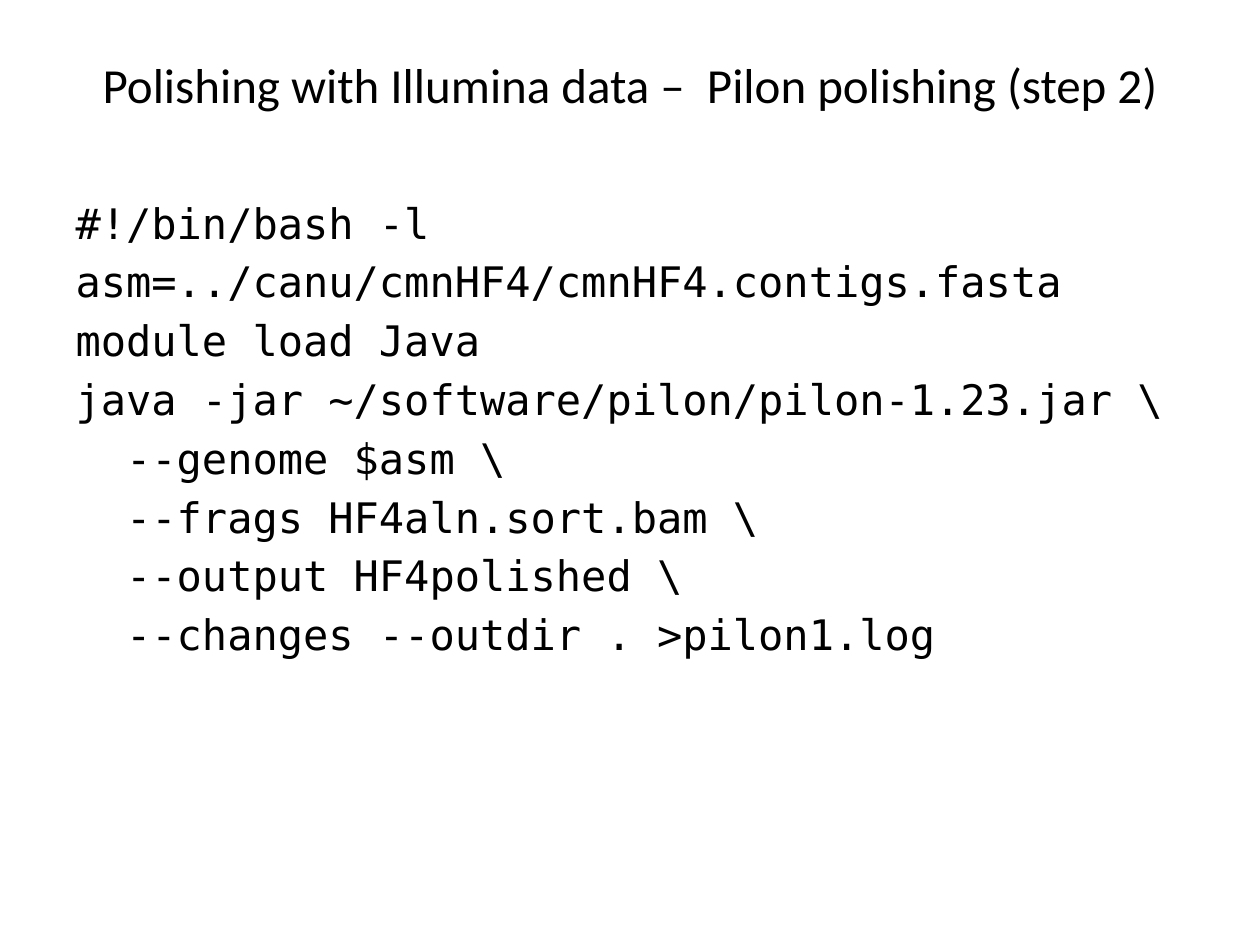
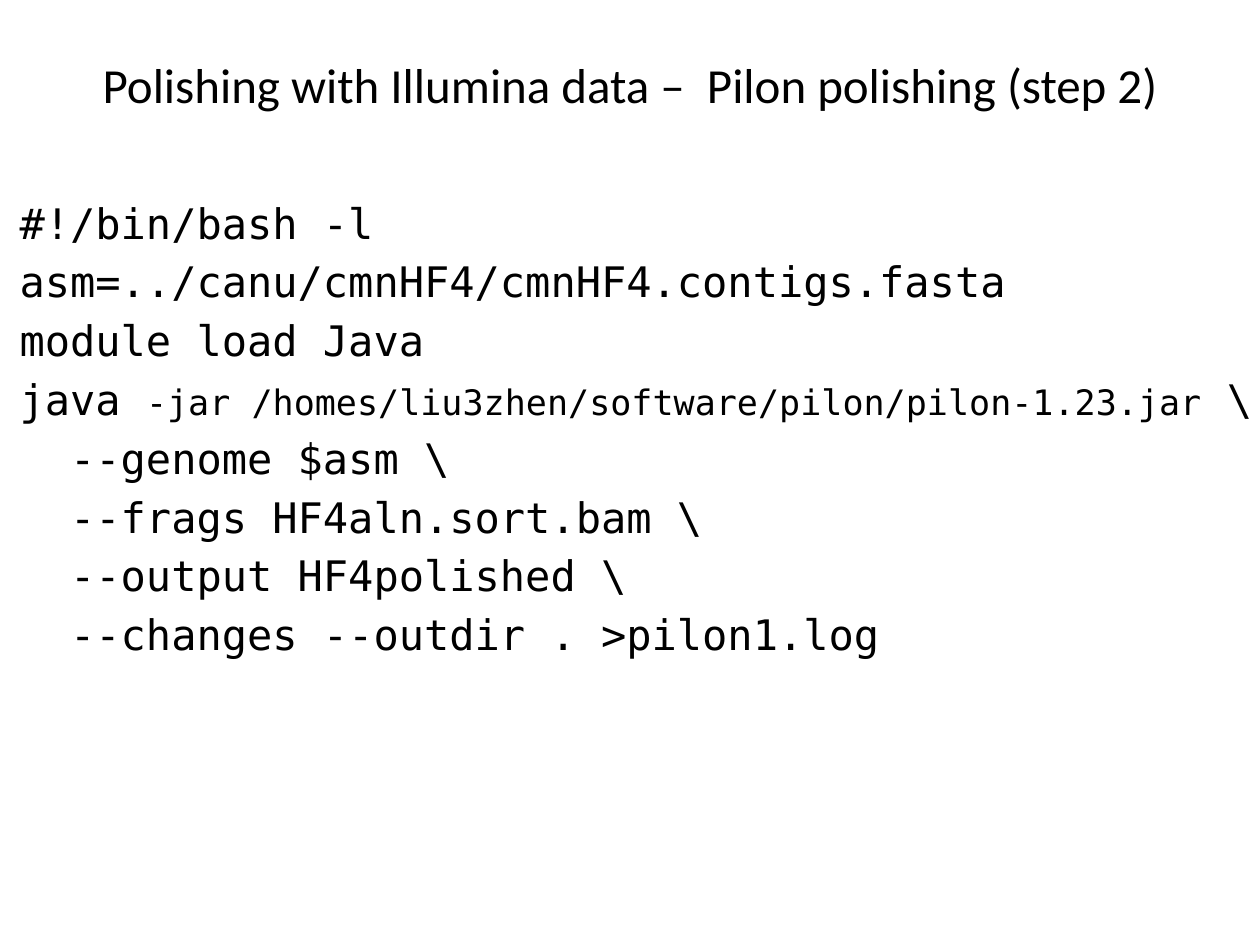
Before and after one commit to liu3zhenlab/teaching, a slide deck: slide 26 of PLPTH813Bioinformatis/2021/labs/lab10_assembly.pptx. Drawn at 1260x945 pixels with LibreOffice and Linux fonts; fonts in the diff are those of the drawing. Boxes give left, top, right and bottom in pixels: in the first picture for what was removed or moved away, otherwise in the second. Text is boxed around its words. In the diff, an @@ line names an element or a change of style, - is before the commit and + after.

```diff
--- a/PLPTH813Bioinformatis/2021/labs/lab10_assembly.pptx
+++ b/PLPTH813Bioinformatis/2021/labs/lab10_assembly.pptx
@@ text "#!/bin/bash -l": place and size @@
-text "#!/bin/bash -l" at (76,207,1112,659)
+text "#!/bin/bash -l" at (20,207,1202,659)
@@ text at (20,383,1202,424): text changed; size 24 to 20 pt @@
-java -jar ~/software/pilon/pilon-1.23.jar \
+java -jar /homes/liu3zhen/software/pilon/pilon-1.23.jar \
```
Also in this commit, not shown: 7 other slides changed, 1 slide removed, 6 other files.
